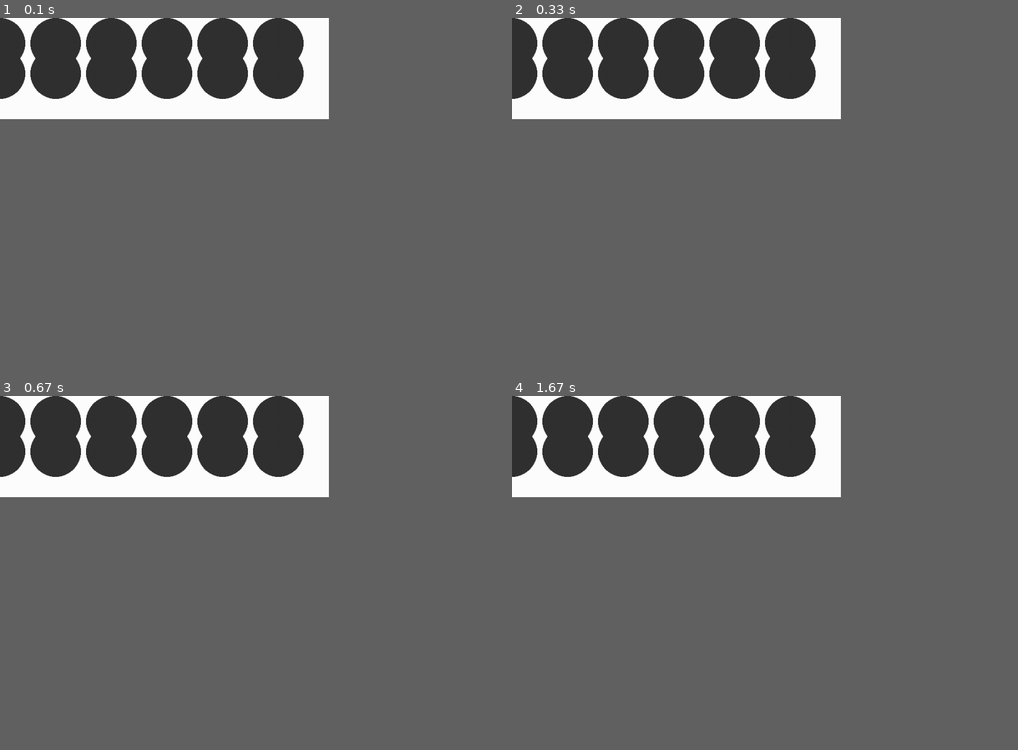
Above: before the commit, frames 1-4 (two rows, left to right).
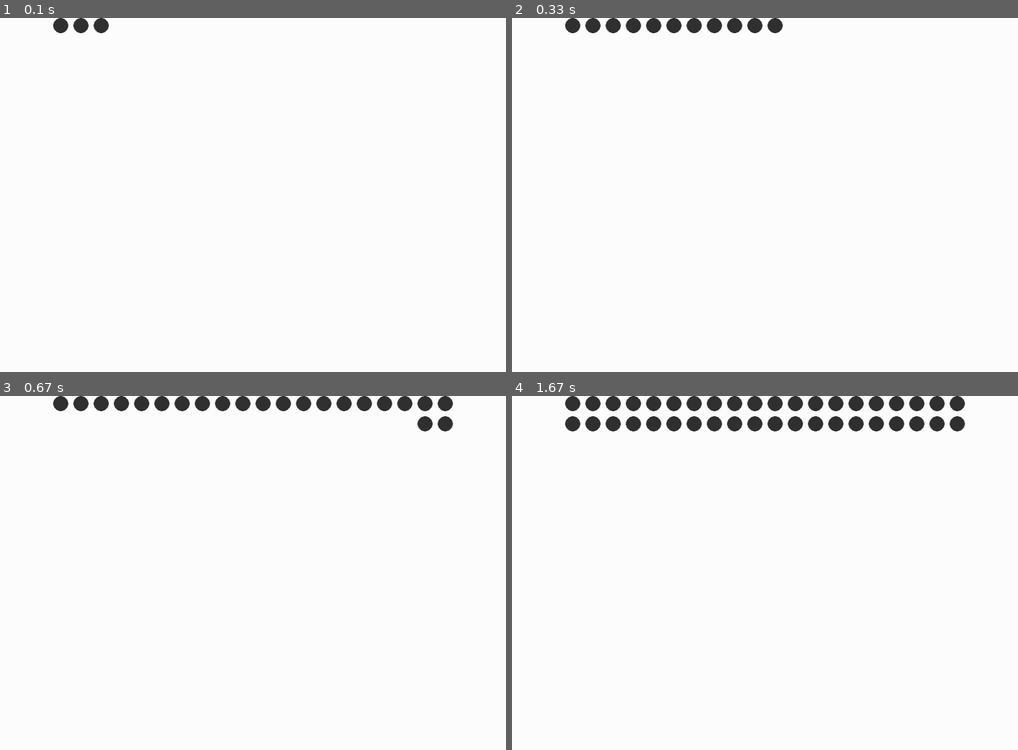
Above: after the commit, the same moments.

Repository: AlpacaDude22/pygame_mancala
Game: pygame game, started from src/game.py
Same seed, same stepped clock (60 frames per second), same inputs: the game is played once before the commit and once after it.
Inputs:
- Up to frame 1 (0.1 s): no input
- Up to frame 2 (0.33 s): no input
- Up to frame 3 (0.67 s): no input
- Up to frame 4 (1.67 s): no input
In our replay, the window is 585x180 before the commit and 900x630 after it. These sizes can differ from the game's own. Grey fills any space a smaller window leaves; there, only what the larger window draws over its background counts as a difference.

The runs differ from the first frame. In frame 1, 11% of the frame differs, in the area x 0-60%, y 0-23%; in frame 2, 10%; in frame 3, 11%, in the area x 0-90%, y 0-23%; in frame 4, 11%.

Commit message:
adjustable columns

Diff:
--- a/src/game.py
+++ b/src/game.py
@@ -1,34 +1,33 @@
 import pygame
 import sys
-from mancala import pit
+import time
+import mancala
 
 
 
 
 pygame.init()
 
-WINDOW_W, WINDOW_H = 650, 200
+WINDOW_W, WINDOW_H = 1000, 700
 WHITE = (255, 255, 255)
 PIT_SPACING = 10
-PIT_RADIUS = 50
+PIT_RADIUS = 15
+NUM_OF_COLUMNS = 20 #TODO MIN 1
 
 window = pygame.display.set_mode((WINDOW_W, WINDOW_H))
 pygame.display.set_caption("LAN Mancala")
 
 window.fill(WHITE)
+pygame.display.flip()
 
-#Draw Pits
-_pit_spacing = 0
-for pit_count in range(0, 6):
-
-    pit.Pit(window, _pit_spacing, PIT_RADIUS , PIT_RADIUS)
-    pit.Pit(window, _pit_spacing, (PIT_RADIUS * 2) + PIT_SPACING, PIT_RADIUS)
-    _pit_spacing = _pit_spacing + (PIT_RADIUS * 2) + PIT_SPACING
+mancala.board.Board(window, 0, 0, PIT_RADIUS, PIT_SPACING, NUM_OF_COLUMNS)
 
 
 
 
-pygame.display.flip()
+
+
+
 
 
 
--- a/src/mancala/__init__.py
+++ b/src/mancala/__init__.py
@@ -0,0 +1,3 @@
+#from pit import Pit
+from .board import Board
+from .pit import Pit
--- a/src/mancala/board.py
+++ b/src/mancala/board.py
@@ -0,0 +1,38 @@
+import pygame
+import time
+from . import pit
+
+class Board:
+    COLOR = (50, 50, 50)
+
+
+    def __init__(self, window, pos_x, pos_y, pit_radius, pit_spacing, columns): #TODO:make columns and pit_spacing optional with default being 6
+        self.window = window
+        self.pos_x = pos_x
+        self.pos_y = pos_y
+        self.pit_radius = pit_radius
+        self.columns = columns
+
+        ANIMATE_TIME_STEP = 0.03
+        #Draw Pits
+        window_w = window.get_width()
+        window_h = window.get_height()
+
+        _pit_spacing = window_w/2 - ((pit_radius * (columns - 1)) + (((columns -1)/2) * pit_spacing))
+        _bank_spacing = window_w/2 - ((pit_radius * (columns - 1)) + (((columns -1)/2) * pit_spacing))
+        for pit_count in range(0, columns):
+            time.sleep(ANIMATE_TIME_STEP)
+
+            pit.Pit(window, _pit_spacing, pit_radius , pit_radius)
+            _pit_spacing = _pit_spacing + (pit_radius * 2) + pit_spacing
+
+            pygame.display.flip()
+
+        _pit_spacing = _pit_spacing - ((pit_radius * 2) + pit_spacing)
+        for pit_count in range(0, columns):
+            time.sleep(ANIMATE_TIME_STEP)
+
+            pit.Pit(window, _pit_spacing, pit_radius + (pit_radius * 2) + pit_spacing, pit_radius)
+            _pit_spacing = _pit_spacing - ((pit_radius * 2) + pit_spacing)
+
+            pygame.display.flip()
--- a/src/mancala/pit.py
+++ b/src/mancala/pit.py
@@ -6,4 +6,8 @@
 
     def __init__(self, window, pos_x, pos_y, radius):
         self.window = window
+        self.pos_x = pos_x
+        self.pos_y = pos_y
+        self.radius = radius
+
         pygame.draw.circle(window, self.COLOR, (pos_x, pos_y), radius)
